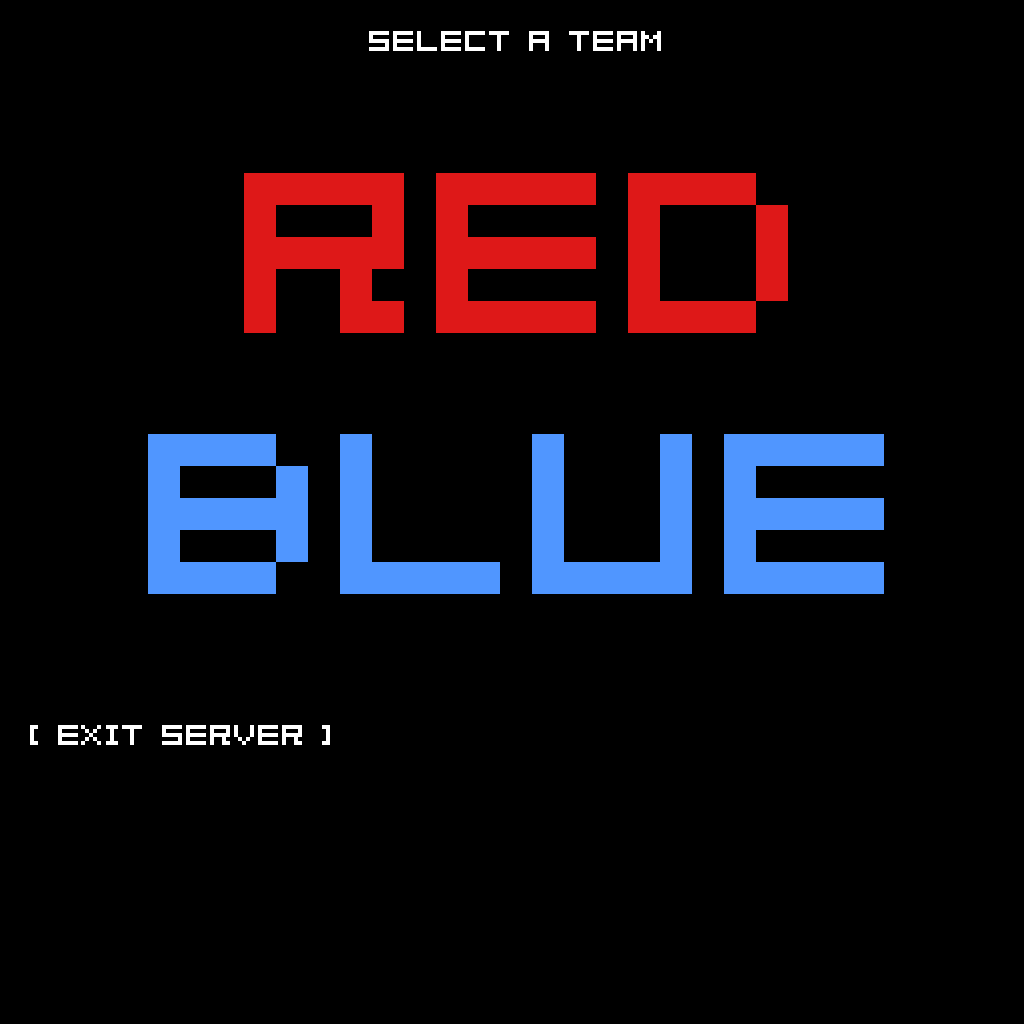
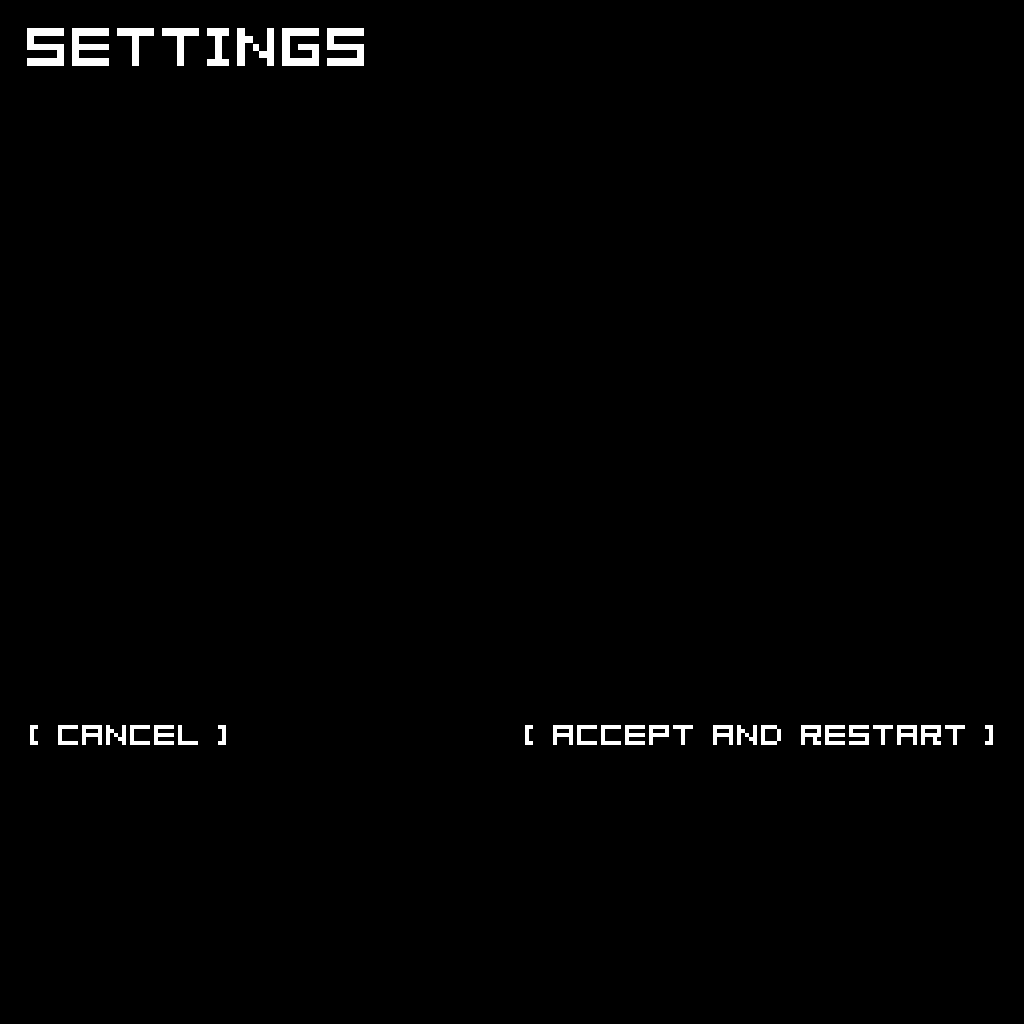
The second 1024×1024 image is a revision of the first. Changes to its layers:
showed group "Settings" (1st of 2) (4 layers) over [27, 28, 993, 745]
renamed "[ Accept and Restart]" to "[ Accept and Restart ]", painted on it over [525, 725, 993, 745]
hid group "Team Selection" (8 layers) over [27, 31, 993, 745]
hid "[ EXIT SERVER ]" over [62, 725, 330, 745]
